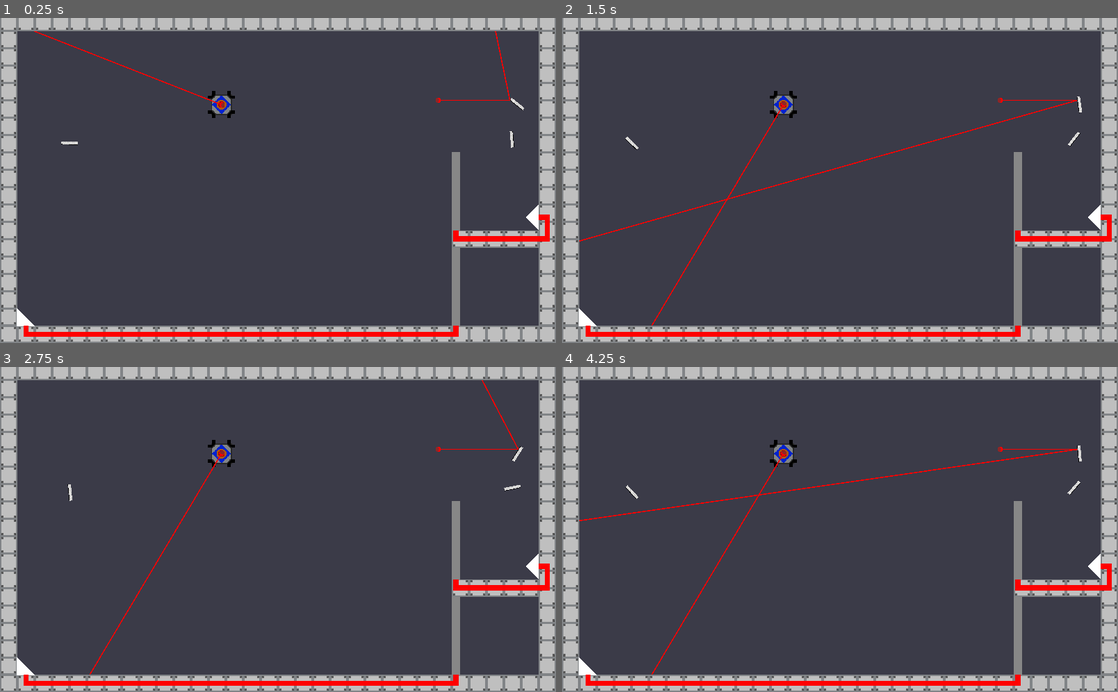
Above: before the commit, frames 1-4 (two rows, left to right).
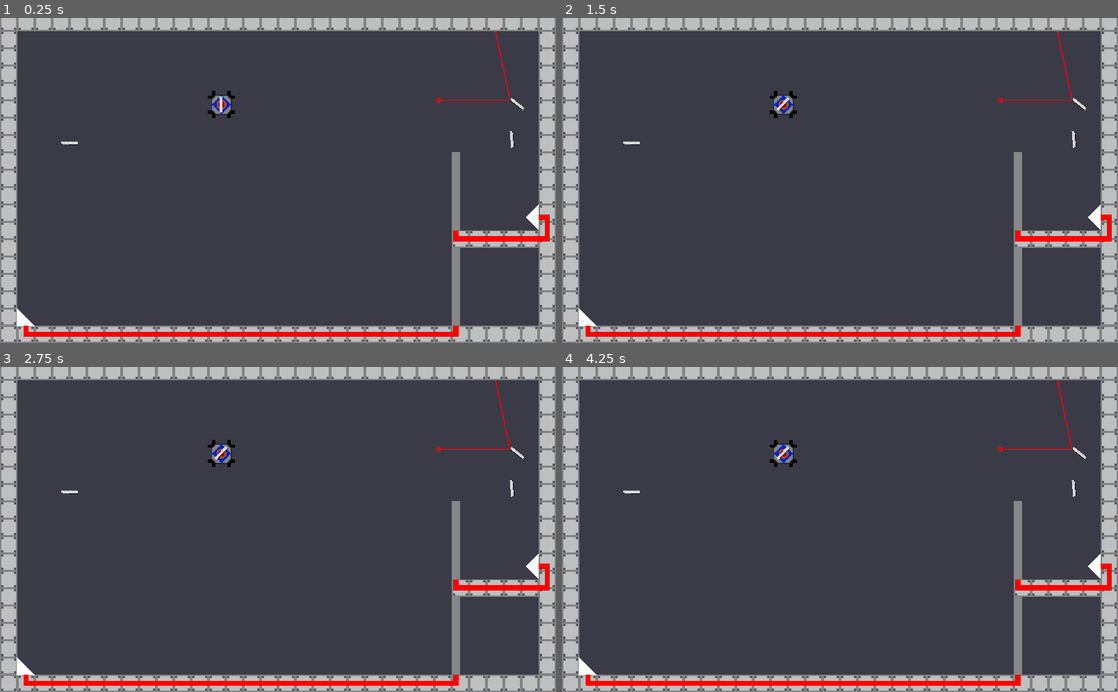
Above: after the commit, the same moments.

Repository: Call-Me-Sir/Calan-Game2021
Game: Godot game, scene res://Level 1.tscn
Same seed, same stepped clock (60 frames per second), same inputs: the game is played once before the commit and once after it.
Inputs (mouse positions are in pixels of both pictures, inside the frame that each line leads up to):
- Up to frame 1 (0.25 s): no input
- Up to frame 2 (1.5 s): tap Enter at 0.5 s; move the mouse to (962, 164) at 0.52 s; hold Right (Contraptionright) 0.53-1.28 s; click (962, 164) at 0.67 s; move the mouse to (728, 196) at 1.27 s; hold Ctrl (slowdown) from 1.28 s (still down); click (728, 196) at 1.42 s
- Up to frame 3 (2.75 s): tap Space at 2 s; move the mouse to (333, 458) at 2.02 s; release Ctrl (slowdown) at 2.03 s; hold Right (Contraptionright) from 2.03 s (still down); click (333, 458) at 2.17 s
- Up to frame 4 (4.25 s): move the mouse to (812, 594) at 2.77 s; release Right (Contraptionright) at 2.78 s; hold Shift (speedup) 2.78-3.53 s; click (812, 594) at 2.92 s; tap Enter at 3.5 s; move the mouse to (1006, 578) at 3.52 s; hold Left (Contraptionleft) from 3.53 s (still down); click (1006, 578) at 3.67 s

The runs differ from the first frame. In frame 1, 0.1% of the frame differs, in the area x 6-41%, y 4-30%; in frame 2, 0.7%, in the area x 3-95%, y 4-95%; in frame 3, 0.4%; in frame 4, 0.7%.

Commit message:
More laser stuff

Diff:
--- a/RayArray/Level 1.tscn
+++ b/RayArray/Level 1.tscn
@@ -13,7 +13,7 @@
 anchor_bottom = 1.0
 color = Color( 0, 0, 0.227451, 0.219608 )
 __meta__ = {
-"_edit_use_anchors_": false
+"_edit_use_anchors_": true
 }
 
 [node name="Playerspaceshipkinematic" parent="." instance=ExtResource( 2 )]
@@ -375,6 +375,8 @@
 [node name="NewRedLaser" parent="." instance=ExtResource( 5 )]
 position = Vector2( 808, 152 )
 
+[editable path="Playerspaceshipkinematic"]
+[editable path="Playerspaceshipkinematic/Mirror"]
 [editable path="Mirror7"]
 [editable path="Mirror8"]
 [editable path="Door2"]
--- a/RayArray/Mirror.tscn
+++ b/RayArray/Mirror.tscn
@@ -31,3 +31,5 @@
 
 [connection signal="area_entered" from="Area2D" to="." method="_on_Area2D_area_entered"]
 [connection signal="area_exited" from="Area2D" to="." method="_on_Area2D_area_exited"]
+[connection signal="mouse_entered" from="Area2D" to="." method="_on_Area2D_mouse_entered"]
+[connection signal="mouse_exited" from="Area2D" to="." method="_on_Area2D_mouse_exited"]
--- a/RayArray/Playerspaceshipkinematic.tscn
+++ b/RayArray/Playerspaceshipkinematic.tscn
@@ -2,7 +2,7 @@
 
 [ext_resource path="res://Imported resources/Player space ship (WIP)-2.png" type="Texture" id=1]
 [ext_resource path="res://Scripts/Playerspaceshipkinematic.gd" type="Script" id=2]
-[ext_resource path="res://LaserExperiment.tscn" type="PackedScene" id=3]
+[ext_resource path="res://Mirror.tscn" type="PackedScene" id=3]
 [ext_resource path="res://Imported resources/Player space ship Thrust animations/l0_sprite_07.png" type="Texture" id=4]
 [ext_resource path="res://Imported resources/Player space ship Thrust animations/l0_sprite_01.png" type="Texture" id=5]
 [ext_resource path="res://Imported resources/Player space ship Thrust animations/l0_sprite_02.png" type="Texture" id=6]
@@ -23,25 +23,25 @@
 "name": "Small Right",
 "speed": 5.0
 }, {
+"frames": [ ExtResource( 9 ) ],
+"loop": false,
+"name": "Full Right",
+"speed": 5.0
+}, {
+"frames": [ ExtResource( 13 ) ],
+"loop": false,
+"name": "Full Up",
+"speed": 5.0
+}, {
 "frames": [ ExtResource( 11 ) ],
 "loop": false,
 "name": "Small Up",
-"speed": 5.0
-}, {
-"frames": [ ExtResource( 9 ) ],
-"loop": false,
-"name": "Full Right",
 "speed": 5.0
 }, {
 "frames": [ null, ExtResource( 5 ), ExtResource( 6 ), ExtResource( 7 ), ExtResource( 8 ) ],
 "loop": false,
 "name": "Thrust Right",
 "speed": 15.0
-}, {
-"frames": [ ExtResource( 13 ) ],
-"loop": false,
-"name": "Full Up",
-"speed": 5.0
 }, {
 "frames": [ null, ExtResource( 4 ), ExtResource( 15 ), ExtResource( 14 ), ExtResource( 12 ) ],
 "loop": false,
@@ -62,6 +62,8 @@
 
 [node name="Spaceship Edges" type="CollisionPolygon2D" parent="."]
 polygon = PoolVector2Array( -25, -17, -25, -11, -19, -11, -19, 11, -25, 11, -25, 17, -19, 17, -19, 19, -17, 19, -17, 25 …(233 unchanged characters)…
+disabled = true
+one_way_collision_margin = 0.0
 
 [node name="SpaceshipThrust" type="AnimatedSprite" parent="."]
 frames = SubResource( 1 )
@@ -88,7 +90,7 @@
 
 [node name="OpticStash" type="Node2D" parent="."]
 
-[node name="RedLaser" parent="." instance=ExtResource( 3 )]
+[node name="Mirror" parent="." instance=ExtResource( 3 )]
 
 [connection signal="area_entered" from="PickupArea" to="." method="_on_PickupArea_area_entered"]
 [connection signal="area_exited" from="PickupArea" to="." method="_on_PickupArea_area_exited"]
--- a/RayArray/Scripts/NonLaserScripts.gd
+++ b/RayArray/Scripts/NonLaserScripts.gd
@@ -1,9 +1,8 @@
 extends StaticBody2D
 
 var pickupable = false
-var speedup = 3
-var slowdown = 1/3
 var rotation_dir = 0
+var mouse_in = false
 
 # Called when the node enters the scene tree for the first time.
 func _ready():
@@ -12,23 +11,25 @@
 
 # Called every frame. 'delta' is the elapsed time since the previous frame.
 func _process(delta):
-	rotation_dir = 0
-	var rotation_speed = 1
-	if Input.is_action_pressed("Contraptionleft"):
-		rotation_dir -= 1
-	if Input.is_action_pressed("Contraptionright"):
-		rotation_dir += 1
-	if Input.is_action_pressed("speedup"):
-		rotation_speed = 3
-	elif Input.is_action_just_released("speedup"):
-		rotation_speed = 1
-	elif Input.is_action_pressed("slowdown"):
-		rotation_speed = 0.25
-	elif Input.is_action_just_released("slowdown"):
-		rotation_speed = 1
-	rotation += rotation_dir * rotation_speed * delta
+	if get_parent().name == "Playerspaceshipkinematic":
+		rotation_dir = 0
+		var rotation_speed = 1
+		if Input.is_action_pressed("Contraptionleft"):
+			rotation_dir -= 1
+		if Input.is_action_pressed("Contraptionright"):
+			rotation_dir += 1
+		if Input.is_action_pressed("speedup"):
+			rotation_speed = 3
+		elif Input.is_action_just_released("speedup"):
+			rotation_speed = 1
+		elif Input.is_action_pressed("slowdown"):
+			rotation_speed = 0.15
+		elif Input.is_action_just_released("slowdown"):
+			rotation_speed = 1
+		rotation += rotation_dir * rotation_speed * delta
 
 func _on_Area2D_area_entered(area):
+
 	pickupable = true
 	print(pickupable)
 
@@ -37,3 +38,13 @@
 func _on_Area2D_area_exited(area):
 	pickupable = false
 	print(pickupable)
+
+
+func _on_Area2D_mouse_entered():
+	mouse_in = true
+	print(mouse_in)
+
+
+func _on_Area2D_mouse_exited():
+	mouse_in = false # Replace with function body.
+	print(mouse_in)
--- a/RayArray/Scripts/Playerspaceshipkinematic.gd
+++ b/RayArray/Scripts/Playerspaceshipkinematic.gd
@@ -11,31 +11,48 @@
 var max_ray_cast = 1000
 
 onready var red_laser = preload("res://LaserExperiment.tscn")
+onready var mirror = preload("res://Mirror.tscn")
 onready var _animated_sprite = $SpaceshipThrust
 onready var _animated_sprite2 = $SpaceshipThrust2
 onready var _animated_sprite3 = $SpaceshipThrust3
 onready var _animated_sprite4 = $SpaceshipThrust4
 
-var world_laser = null
+var world_optic = null
 var lasers = 1
 
 func set_speed(s,f):
 	speed = s
 	friction = f
 
+#Mr Smith version of deploycheck
+func reparent_object(object, pickup = true):
+	var new = object.duplicate
+	if pickup:
+		add_child(new)
+		object.queue_free()
+	else:
+		get_parent().add_child(new)
+		object.queue_free()
+
+
 func deploy_check():
 	if Input.is_action_just_pressed("Deploy&Pickup"):
 		if get_node("RedLaser"):
-			world_laser = red_laser.instance()
-			world_laser.global_position = $RedLaser.global_position
-			world_laser.global_rotation = get_local_mouse_position().angle()
-			world_laser.name = "RedLaser"
-			get_parent().add_child(world_laser)
+			world_optic = red_laser.instance()
+			world_optic.global_position = $RedLaser.global_position
+			world_optic.global_rotation = get_local_mouse_position().angle()
+			world_optic.name = "RedLaser"
+			get_parent().add_child(world_optic)
 			remove_child($RedLaser)
 
-		else:
-
-			pass
+		elif get_node("Mirror"):
+			world_optic = mirror.instance()
+			world_optic.global_position = $Mirror.global_position
+			world_optic.global_rotation = $Mirror.global_rotation
+			world_optic.name = "Mirror"
+			get_parent().add_child(world_optic)
+			remove_child($Mirror)
+		#elif
 
 
 func thrust_animation():
@@ -98,7 +115,7 @@
 		velocity = velocity.linear_interpolate(Vector2.ZERO, friction)
 	velocity = move_and_slide(velocity)
 	deploy_check()
-
+	#Call reparent object
 
 
 
